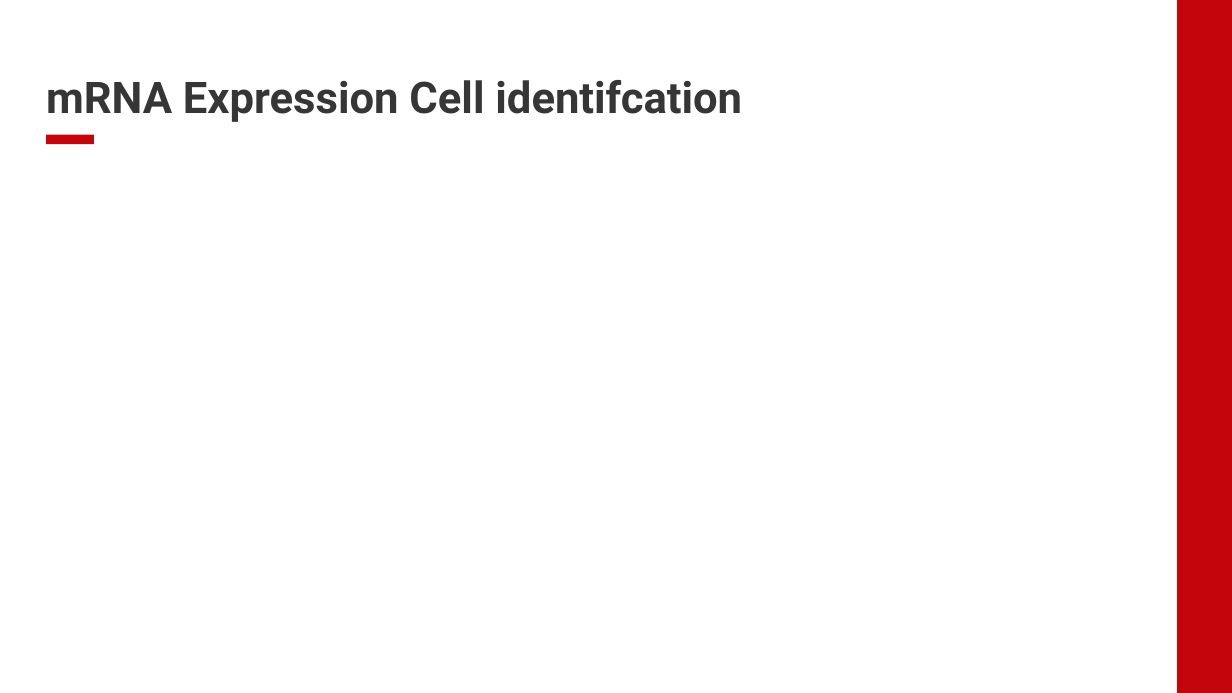
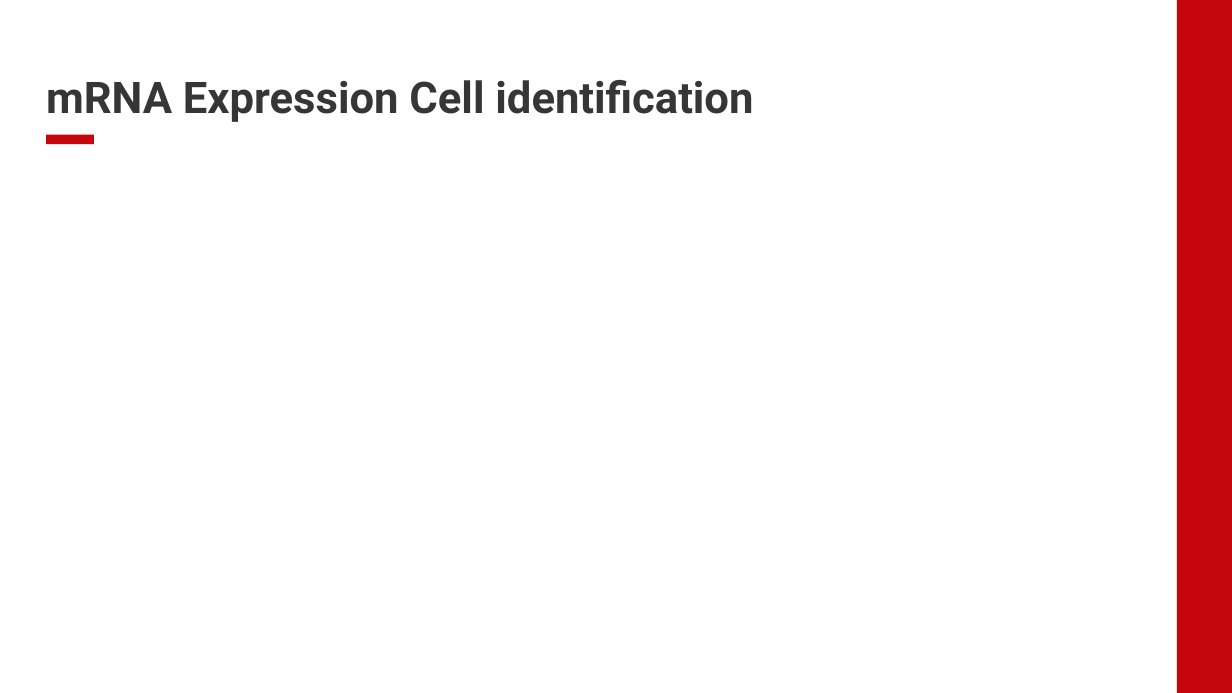
Before and after one commit to EDJohns/2025-Dinh-Lab-Research-Project, a slide deck: slide 10 of Shapiro 2025 Project/Weekly Updates/Week 1 Update.pptx. Drawn at 1232x693 pixels with LibreOffice and Linux fonts; fonts in the diff are those of the drawing; background and template pictures are left out. Boxes give left, top, right and bottom in pixels: in the first picture for what was removed or moved away, otherwise in the second. Text is boxed around its words. In the diff, an @@ line names an element or a change of style, - is before the commit and + after.

Commit message:
More pptx add ons

```diff
--- a/Shapiro 2025 Project/Weekly Updates/Week 1 Update.pptx
+++ b/Shapiro 2025 Project/Weekly Updates/Week 1 Update.pptx
@@ title at (46,80,753,122): text changed @@
-mRNA Expression Cell identifcation
+mRNA Expression Cell identification
```
